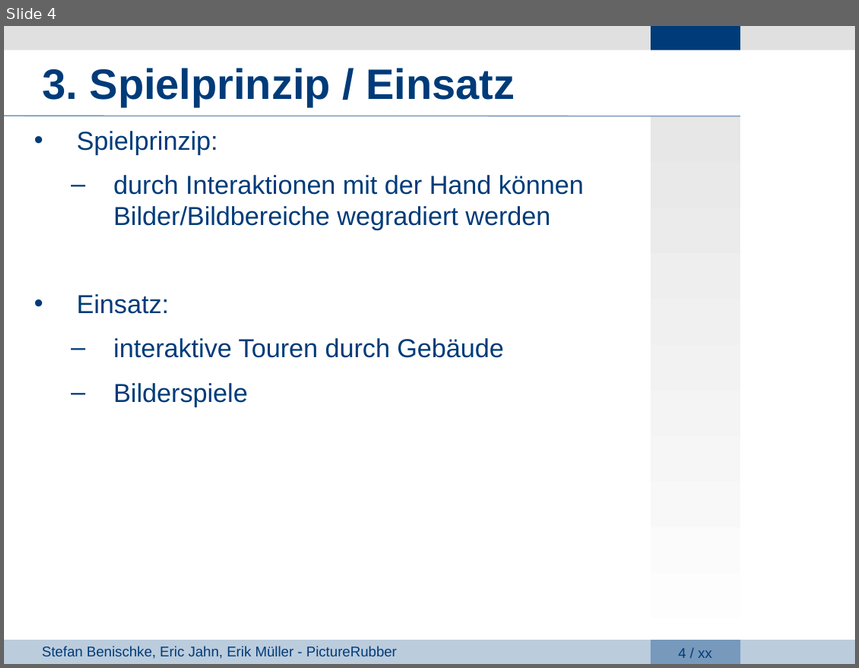
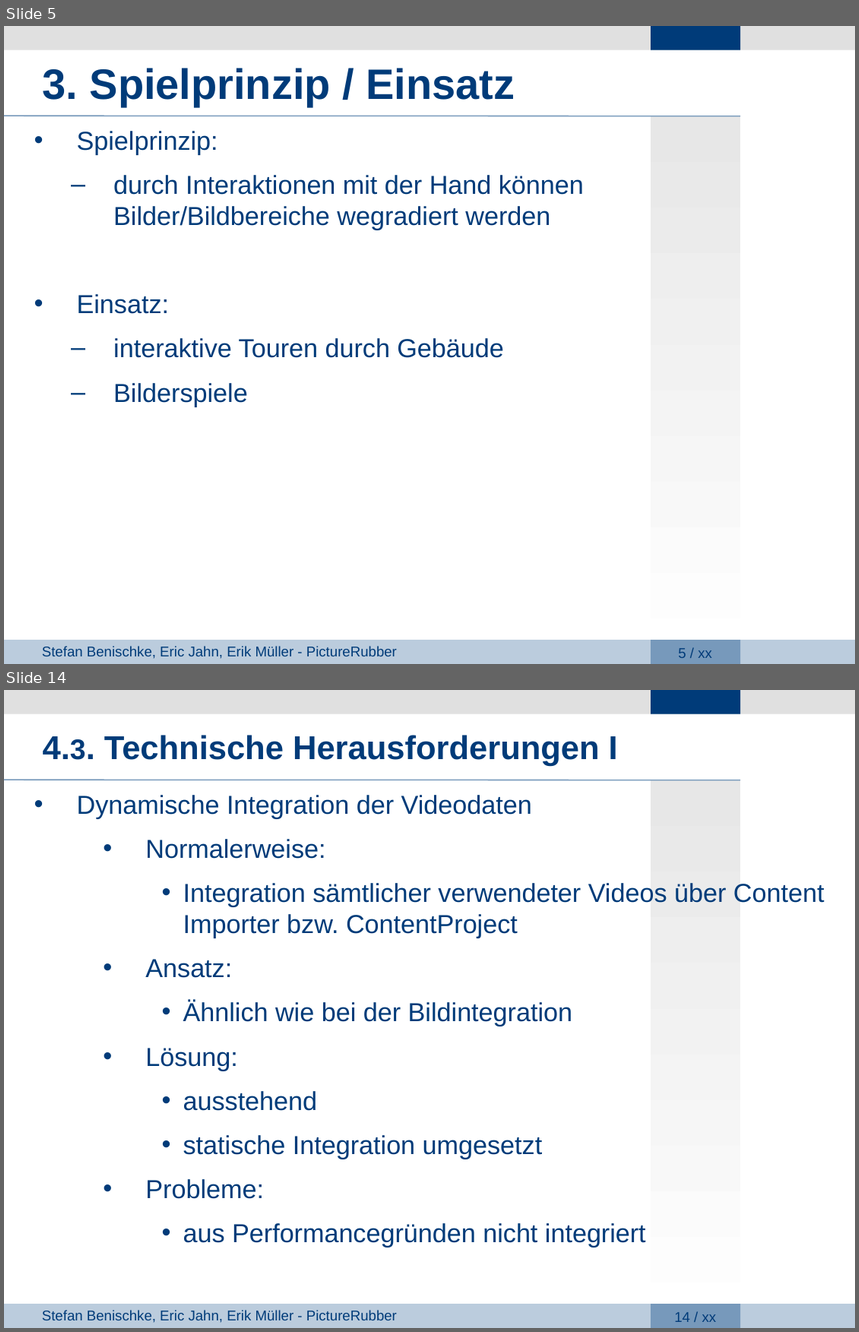
Before and after one commit to giuliarouge/picturerubber, a slide deck: Präsentation.ppt. Shown one above the other, each under a label of ours: slide 4 before the commit, slides 5 and 14 after it; the slides between them are not shown. The pictures are 859x668 and 859x1332 pixels, drawn with LibreOffice and Linux fonts; fonts in the diff are those of the drawing; background and template pictures are left out. Boxes give left, top, right and bottom in pixels: in the first picture for what was removed or moved away, otherwise in the second. Text is boxed around its words. In the diff, an @@ line names an element or a change of style, - is before the commit and + after.

Commit message:
changes on Presentation upload of demo video

```diff
--- a/Präsentation.ppt
+++ b/Präsentation.ppt
@@ slide 14 added at (4,690,855,1328), background #FFFFFF; not listed: 8 template elements that a slide beside it also shows @@
@@ text added at (43,735,618,767), 28 pt, text #003B79, bold @@
+4.3. Technische Herausforderungen I
@@ text added at (77,795,825,1248), 22 pt, text #003B79 @@
+• Dynamische Integration der Videodaten
+  • Normalerweise:
+      • Integration sämtlicher verwendeter Videos über Content Importer bzw. ContentProject
+  • Ansatz:
+      • Ähnlich wie bei der Bildintegration
+  • Lösung:
+      • ausstehend
+      • statische Integration umgesetzt
+  • Probleme:
+      • aus Performancegründen nicht integriert
@@ what was slide 4 is now slide 5 @@
@@ page number at (678,648,712,658): text changed @@
-4 / xx
+5 / xx
```
Also in this commit, not shown: 6 slides changed, 7 other slides added, 1 slide removed, 3 other files.
